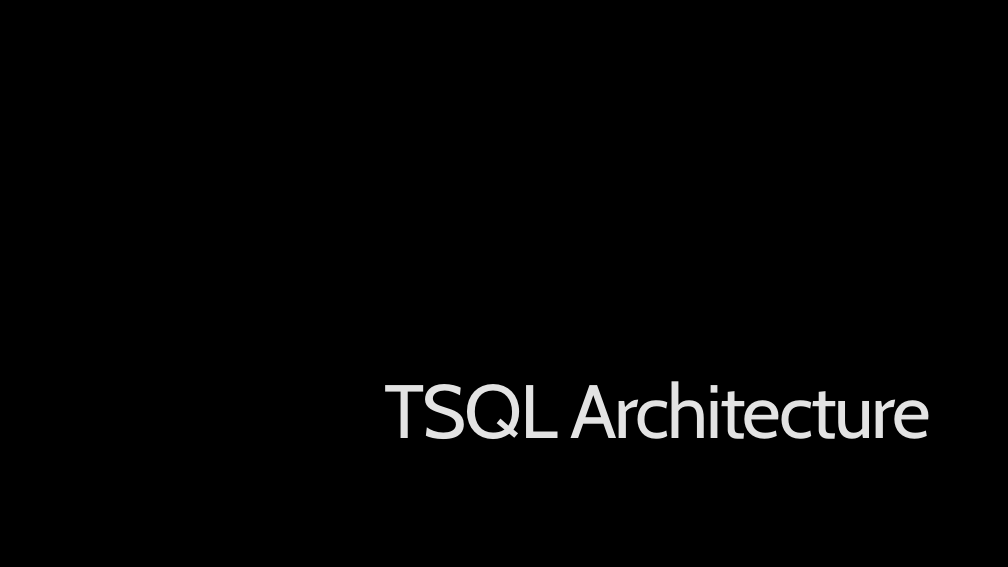
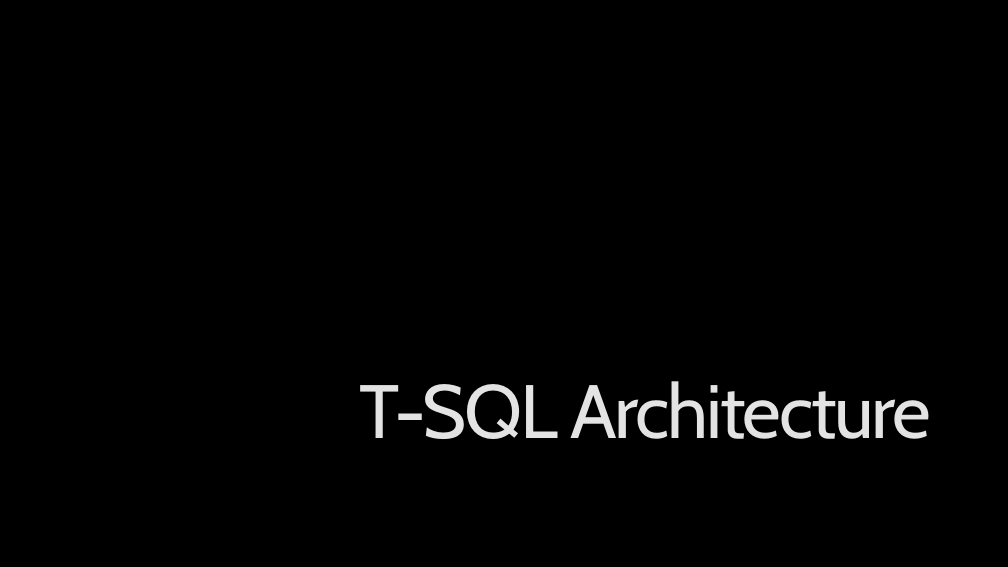
Before and after one commit to billgraziano/kcdc2018, a slide deck: slide 1 of ppt/3. TSQL Architecture/TSQL Architecture.pptx. Drawn at 1008x567 pixels with LibreOffice and Linux fonts; fonts in the diff are those of the drawing; background and template pictures are left out. Boxes give left, top, right and bottom in pixels: in the first picture for what was removed or moved away, otherwise in the second. Text is boxed around its words. In the diff, an @@ line names an element or a change of style, - is before the commit and + after.

```diff
--- a/ppt/3. TSQL Architecture/TSQL Architecture.pptx
+++ b/ppt/3. TSQL Architecture/TSQL Architecture.pptx
@@ title at (359,381,932,439): text changed @@
-TSQL Architecture
+T-SQL Architecture
```
Also in this commit, not shown: 1 slide added, 8 other files.
